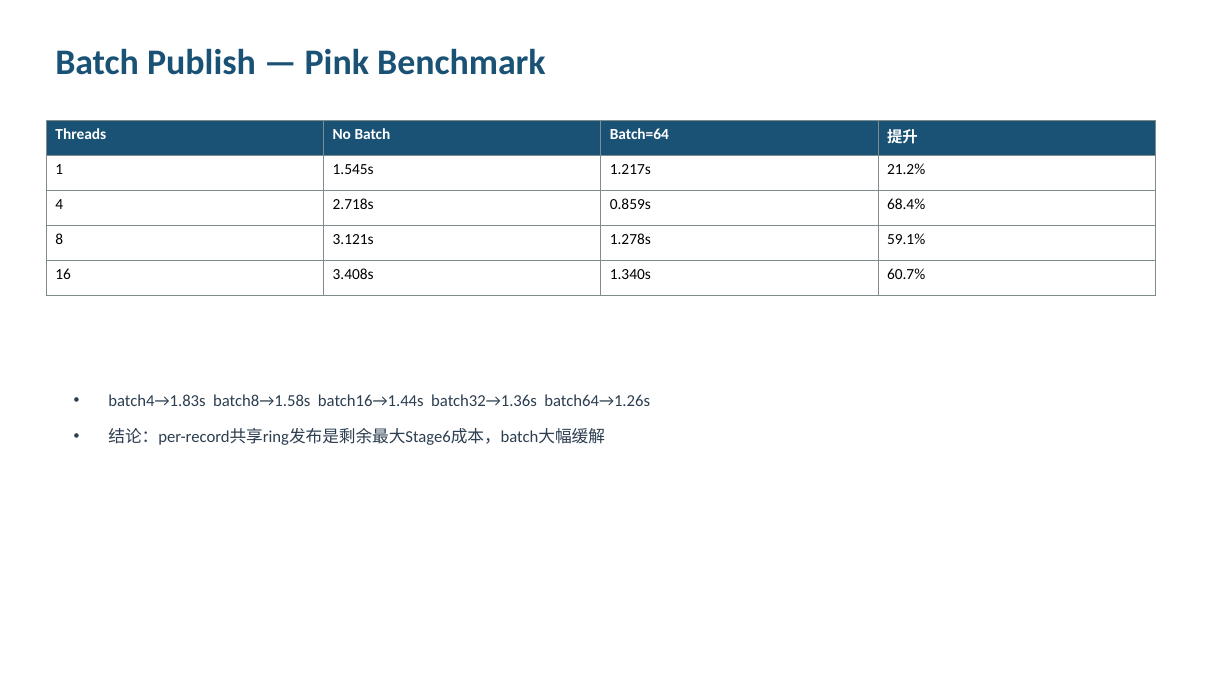
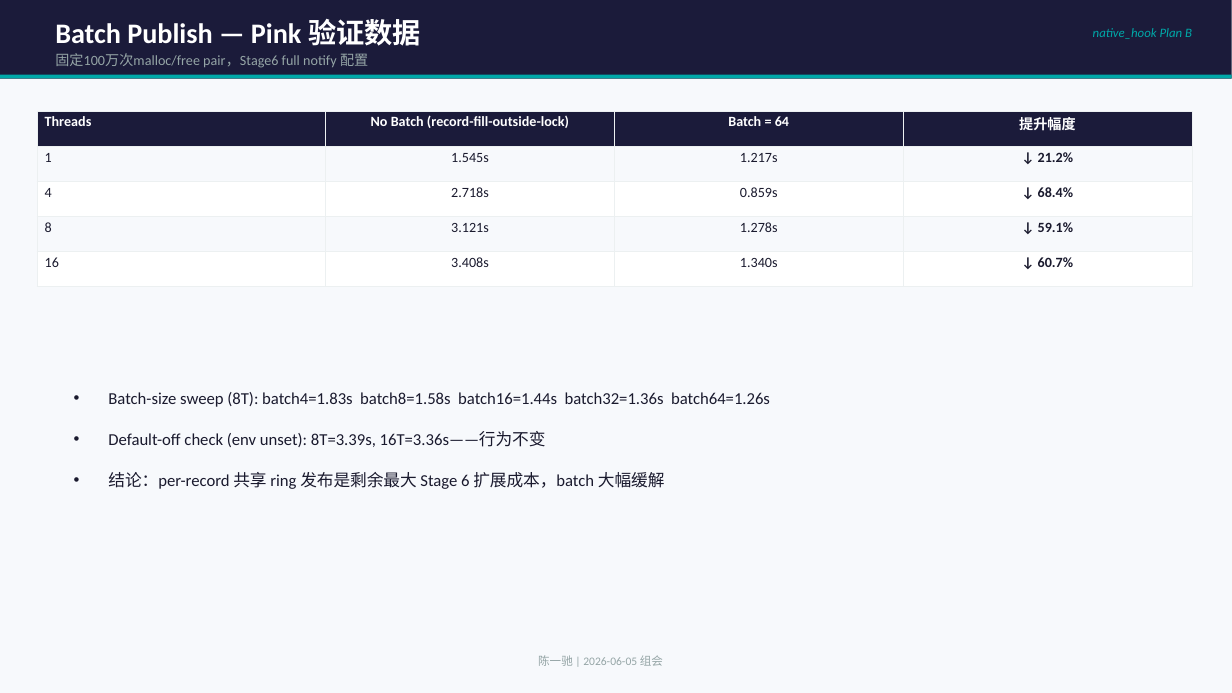
Before and after one commit to YiChiChen1106/Nativehook_linux_planb, a slide deck: slide 5 of presentation/native_hook_progress_2026-06-05.pptx. Drawn at 1232x693 pixels with LibreOffice and Linux fonts; fonts in the diff are those of the drawing. Boxes give left, top, right and bottom in pixels: in the first picture for what was removed or moved away, otherwise in the second. Text is boxed around its words. In the diff, an @@ line names an element or a change of style, - is before the commit and + after.

Commit message:
Redesign PPT: dark theme, cards layout, better visual hierarchy

```diff
--- a/presentation/native_hook_progress_2026-06-05.pptx
+++ b/presentation/native_hook_progress_2026-06-05.pptx
@@ background #FFFFFF to #F7F9FC @@
@@ rectangle added at bbox=[0, 0, 1232, 79], fill #1B1B3A @@
@@ text at bbox=[55, 19, 421, 46]: text changed; size 28 to 22 pt; text colour #1A5276 to #FFFFFF @@
-Batch Publish — Pink Benchmark
+Batch Publish — Pink 验证数据
@@ text added at bbox=[1093, 28, 1192, 39], 10 pt, text #00A8A8, italic @@
+native_hook Plan B
@@ text added at bbox=[55, 53, 368, 68], 11 pt, text #95A5A6 @@
+固定100万次malloc/free pair，Stage6 full notify 配置
@@ rectangle added at bbox=[0, 75, 1232, 79], fill #00A8A8 @@
@@ table at bbox=[37, 111, 1190, 271] @@
-row 1: Threads | No Batch | Batch=64 | 提升
+row 1: Threads | No Batch (record-fill-outside-lock) | Batch = 64 | 提升幅度
-row 2, column 4: 21.2%
+row 2, column 4: ↓ 21.2%
-row 3, column 4: 68.4%
+row 3, column 4: ↓ 68.4%
-row 4, column 4: 59.1%
+row 4, column 4: ↓ 59.1%
-row 5, column 4: 60.7%
+row 5, column 4: ↓ 60.7%
@@ fill #1A5276 to #1B1B3A in row 1 @@
@@ fill none to #F7F9FC in 8 cells @@
@@ fill none to #FFFFFF in 8 cells @@
@@ size 12 to 11 pt in "Threads", "1", "1.545s", "1.217s" and 9 more places @@
@@ text colour #000000 to #1A1A2E in "1", "1.545s", "1.217s", "4" and 8 more places @@
@@ alignment left to centre @@
@@ borders changed @@
@@ table: place and size @@
-table at bbox=[46, 120, 1155, 283]
+table at bbox=[37, 111, 1190, 271]
@@ text at bbox=[108, 392, 770, 489]: text changed; text colour #2C3E50 to #1A1A2E @@
-• batch4→1.83s batch8→1.58s batch16→1.44s batch32→1.36s batch64→1.26s
-• 结论：per-record共享ring发布是剩余最大Stage6成本，batch大幅缓解
+• Batch-size sweep (8T): batch4=1.83s batch8=1.58s batch16=1.44s batch32=1.36s batch64=1.26s
+• Default-off check (env unset): 8T=3.39s, 16T=3.36s——行为不变
+• 结论：per-record 共享 ring 发布是剩余最大 Stage 6 扩展成本，batch 大幅缓解
@@ text added at bbox=[538, 655, 663, 666], 9 pt, text #95A5A6 @@
+陈一驰 | 2026-06-05 组会
```
Also in this commit, not shown: 8 other slides changed, 1 slide added, 1 slide removed, 2 other files.
